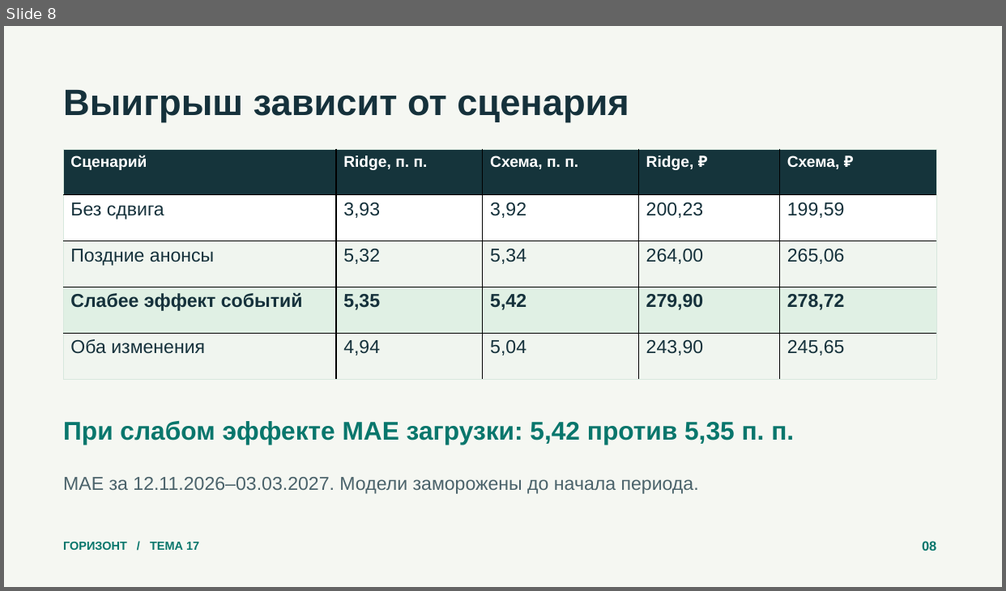
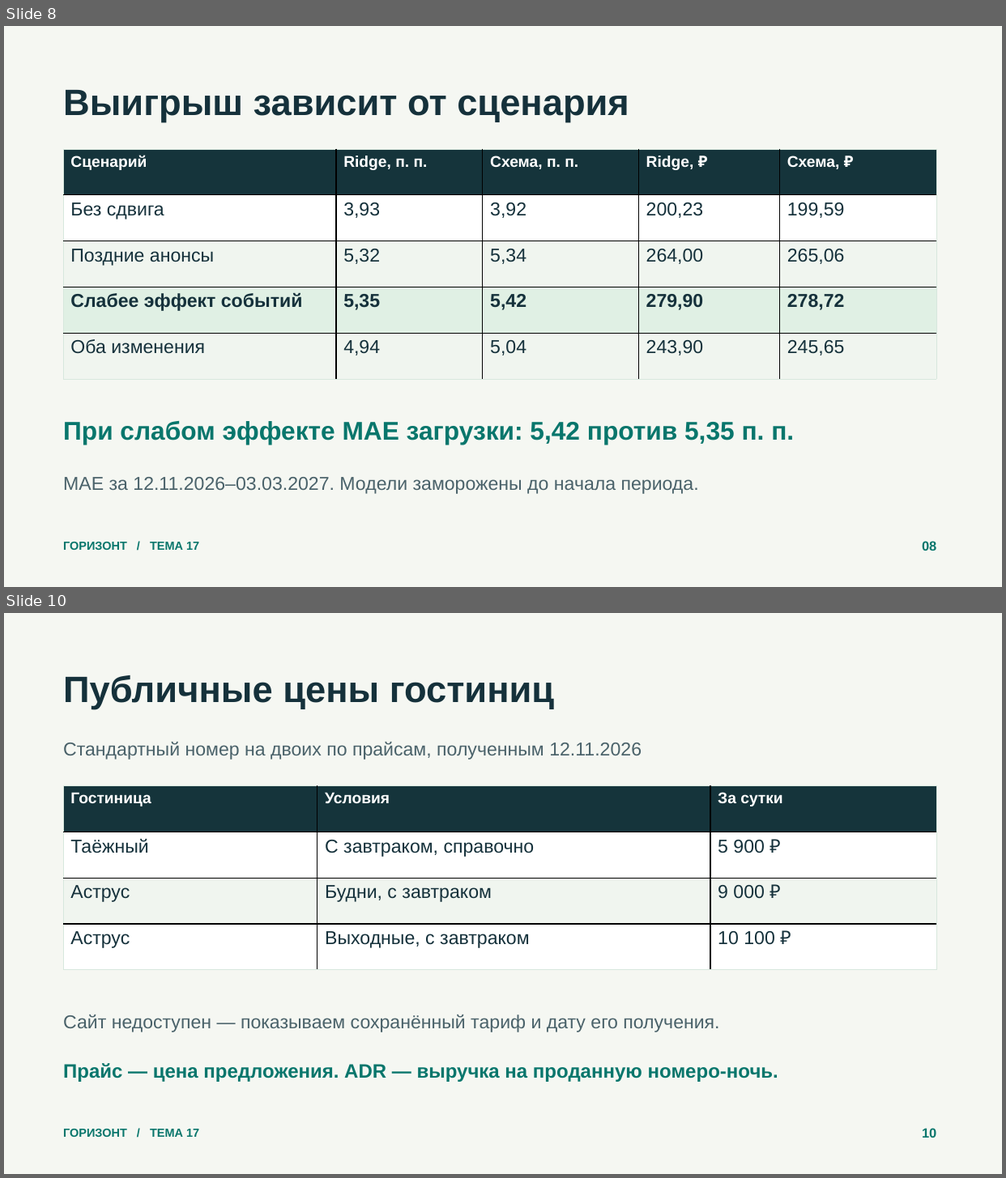
Before and after one commit to ReliqU/HotelForecast, a slide deck: deliverables/Презентация.pptx. Shown one above the other, each under a label of ours: slide 8 before the commit, slides 8 and 10 after it; the slides between them are not shown. The pictures are 1006x591 and 1006x1178 pixels, drawn with LibreOffice and Linux fonts; fonts in the diff are those of the drawing. Boxes give left, top, right and bottom in pixels: in the first picture for what was removed or moved away, otherwise in the second. Text is boxed around its words. In the diff, an @@ line names an element or a change of style, - is before the commit and + after.

```diff
--- a/deliverables/Презентация.pptx
+++ b/deliverables/Презентация.pptx
@@ slide 10 added at box(4, 613, 1002, 1174), background #F5F7F2 @@
@@ text added at box(63, 675, 554, 709), 35.2 pt, text #15313B, bold @@
+Публичные цены гостиниц
@@ text added at box(63, 742, 641, 760), 18 pt, text #4A626A @@
+Стандартный номер на двоих по прайсам, полученным 12.11.2026
@@ table added at box(63, 786, 937, 970), 4 rows, 3 columns @@
+Гостиница | Условия | За сутки
+Таёжный | С завтраком, справочно | 5 900 ₽
+Аструс | Будни, с завтраком | 9 000 ₽
+Аструс | Выходные, с завтраком | 10 100 ₽
@@ text added at box(63, 1015, 719, 1033), 18 pt, text #4A626A @@
+Сайт недоступен — показываем сохранённый тариф и дату его получения.
@@ text added at box(63, 1063, 778, 1082), 18.8 pt, text #08766C, bold @@
+Прайс — цена предложения. ADR — выручка на проданную номеро-ночь.
@@ text added at box(63, 1129, 199, 1137), 11.2 pt, text #08766C, bold @@
+ГОРИЗОНТ / ТЕМА 17
@@ text added at box(922, 1128, 936, 1138), 12.8 pt, text #08766C, bold @@
+10
```
Also in this commit, not shown: 2 slides changed, 3 other slides added, 2 slides removed, 25 other files.
